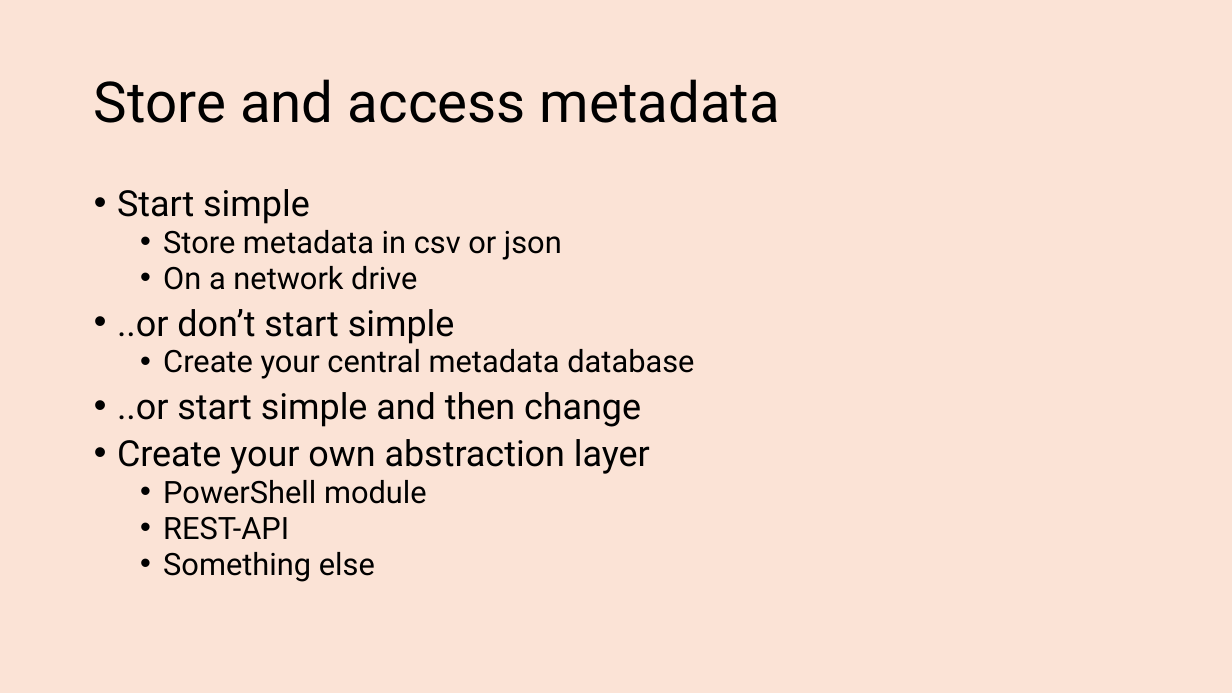
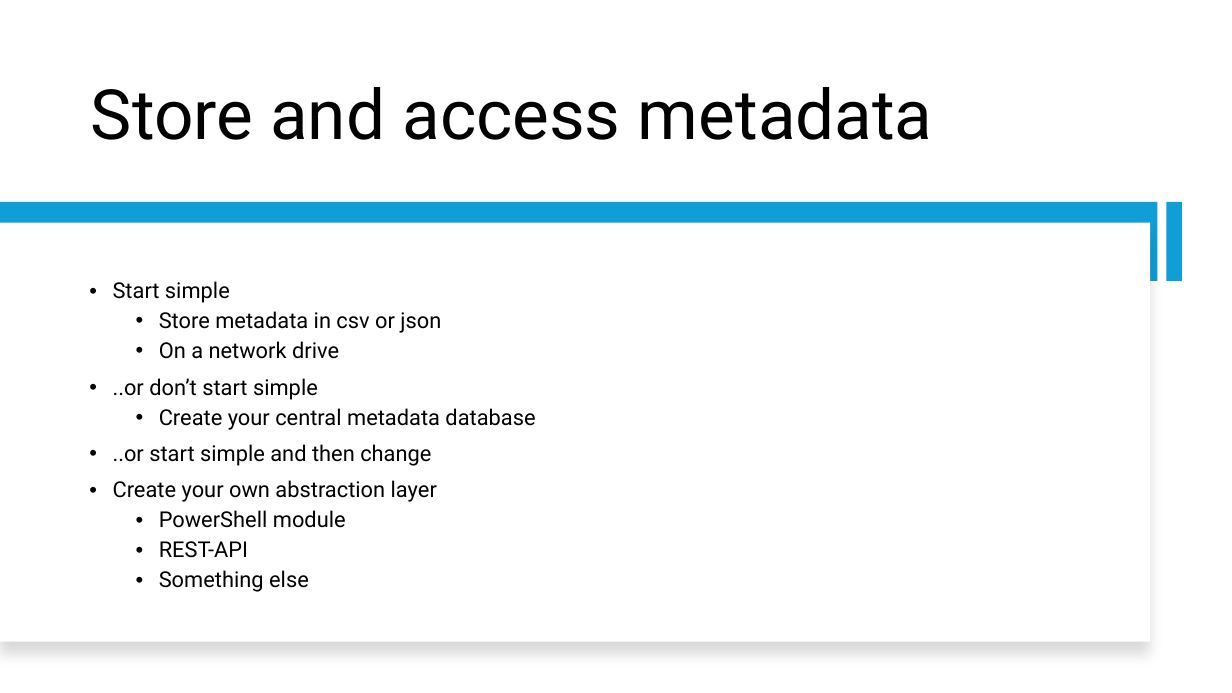
Before and after one commit to transmokopter/Presentations, a slide deck: slide 7 of become-a-metadata-driven-dba/become-a-metadata-driven-dba.pptx. Drawn at 1232x693 pixels with LibreOffice and Linux fonts; fonts in the diff are those of the drawing; background and template pictures are left out. Boxes give left, top, right and bottom in pixels: in the first picture for what was removed or moved away, otherwise in the second. Text is boxed around its words. In the diff, an @@ line names an element or a change of style, - is before the commit and + after.

```diff
--- a/become-a-metadata-driven-dba/become-a-metadata-driven-dba.pptx
+++ b/become-a-metadata-driven-dba/become-a-metadata-driven-dba.pptx
@@ background #FBE3D6 to #FFFFFF @@
@@ title "Store and access metadata" at (91,87,933,140): size 44 to 54 pt; vertical alignment middle to bottom @@
@@ rectangle added at (0,202,1158,281), fill #0F9ED5 @@
@@ rectangle added at (1166,202,1182,281), fill #0F9ED5 @@
@@ rectangle added at (0,223,1151,642), fill #FFFFFF @@
@@ text "Start simple": place and size @@
-text "Start simple" at (117,189,694,582)
+text "Start simple" at (113,281,535,592)
@@ text "Start simple" at (113,281,535,592): size 28 to 17 pt in "Start simple", "..or don’t start simple", "..or start simple and then change", "Create your own abstraction layer"; size 24 to 17 pt in "Store metadata in csv or json", "On a network drive", "Create your central metadata database", "PowerShell module" and 2 more places; line spacing 0.8 to 0.9; vertical alignment top to middle @@
```
Also in this commit, not shown: 9 other slides changed.
